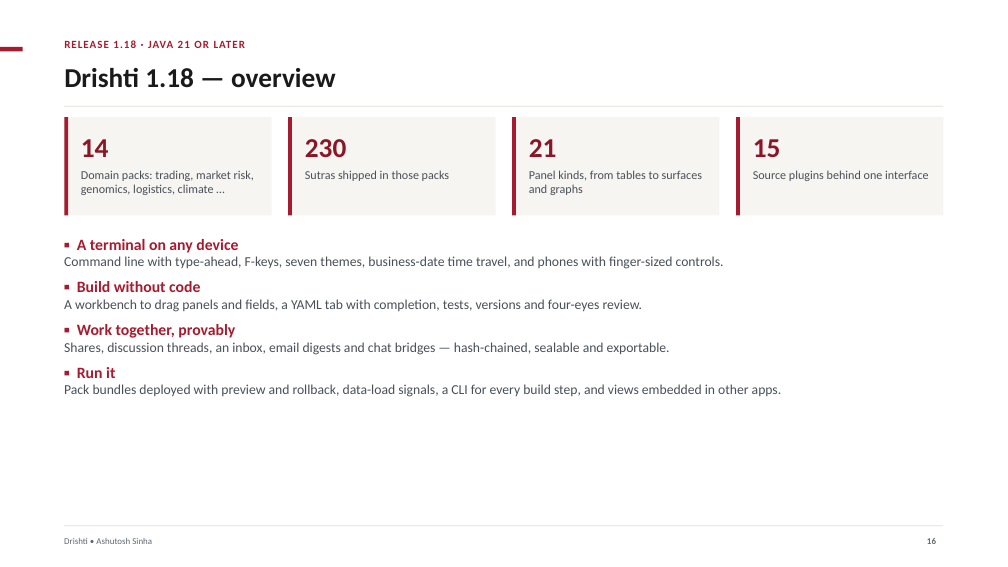
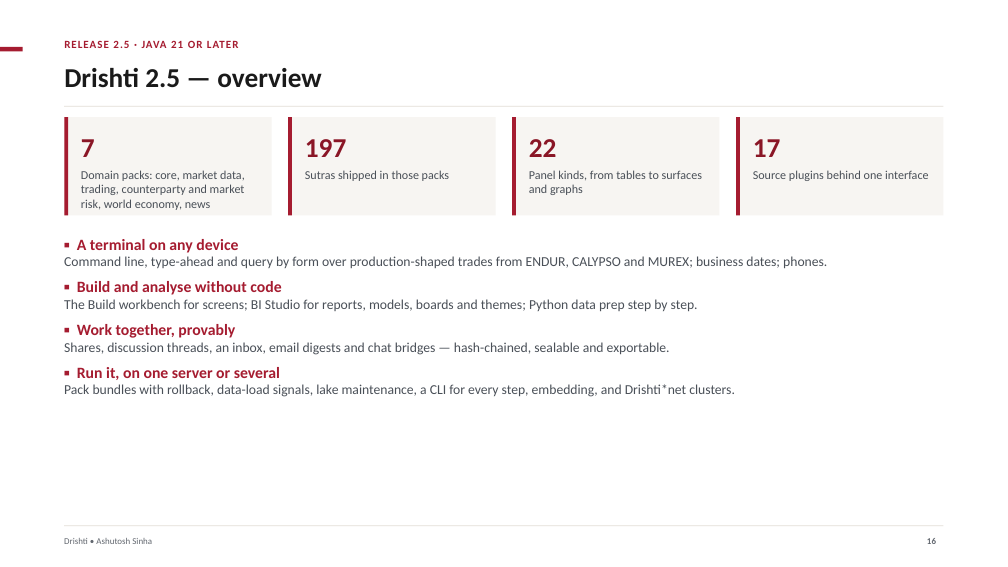
Before and after one commit to ajsinha/drishti, a slide deck: slide 16 of docs/publications/Drishti-Design-and-Evidence.pptx. Drawn at 1008x567 pixels with LibreOffice and Linux fonts; fonts in the diff are those of the drawing. Boxes give left, top, right and bottom in pixels: in the first picture for what was removed or moved away, otherwise in the second. Text is boxed around its words. In the diff, an @@ line names an element or a change of style, - is before the commit and + after.

```diff
--- a/docs/publications/Drishti-Design-and-Evidence.pptx
+++ b/docs/publications/Drishti-Design-and-Evidence.pptx
@@ text at (64, 40, 239, 48): text changed @@
-RELEASE 1.18 · JAVA 21 OR LATER
+RELEASE 2.5 · JAVA 21 OR LATER
@@ title at (64, 68, 321, 88): text changed @@
-Drishti 1.18 — overview
+Drishti 2.5 — overview
@@ text at (81, 139, 95, 157): text changed @@
-14
+7
@@ text at (305, 139, 346, 157): text changed @@
-230
+197
@@ text at (529, 139, 557, 157): text changed @@
-21
+22
@@ text at (753, 139, 781, 157): text changed @@
-15
+17
@@ text at (81, 170, 245, 210): text changed @@
-Domain packs: trading, market risk, genomics, logistics, climate …
+Domain packs: core, market data, trading, counterparty and market risk, world economy, news
@@ text at (64, 256, 827, 311): text changed @@
-Command line with type-ahead, F-keys, seven themes, business-date time travel, and phones with finger-sized controls.
-▪ Build without code
-A workbench to drag panels and fields, a YAML tab with completion, tests, versions and four-eyes review.
+Command line, type-ahead and query by form over production-shaped trades from ENDUR, CALYPSO and MUREX; business dates; phones.
+▪ Build and analyse without code
+The Build workbench for screens; BI Studio for reports, models, boards and themes; Python data prep step by step.
@@ text at (64, 367, 735, 397): text changed @@
-▪ Run it
-Pack bundles deployed with preview and rollback, data-load signals, a CLI for every build step, and views embedded in other apps.
+▪ Run it, on one server or several
+Pack bundles with rollback, data-load signals, lake maintenance, a CLI for every step, embedding, and Drishti*net clusters.
```
Also in this commit, not shown: 23 other slides changed, 5 slides added, 1 other file.
